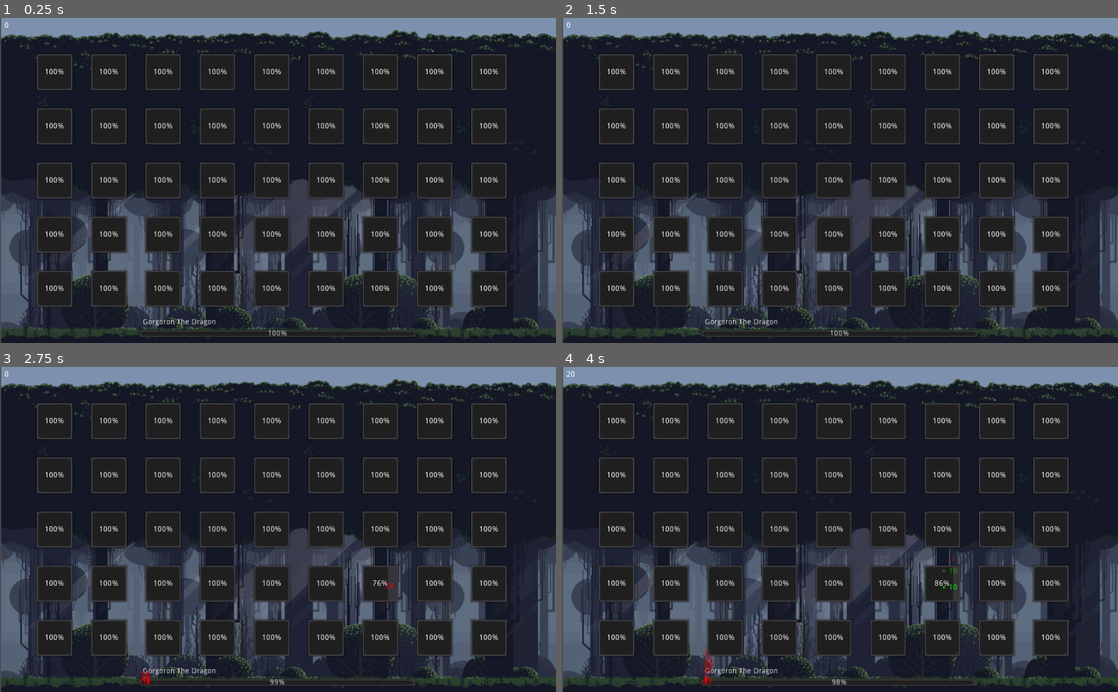
Above: before the commit, frames 1-4 (two rows, left to right).
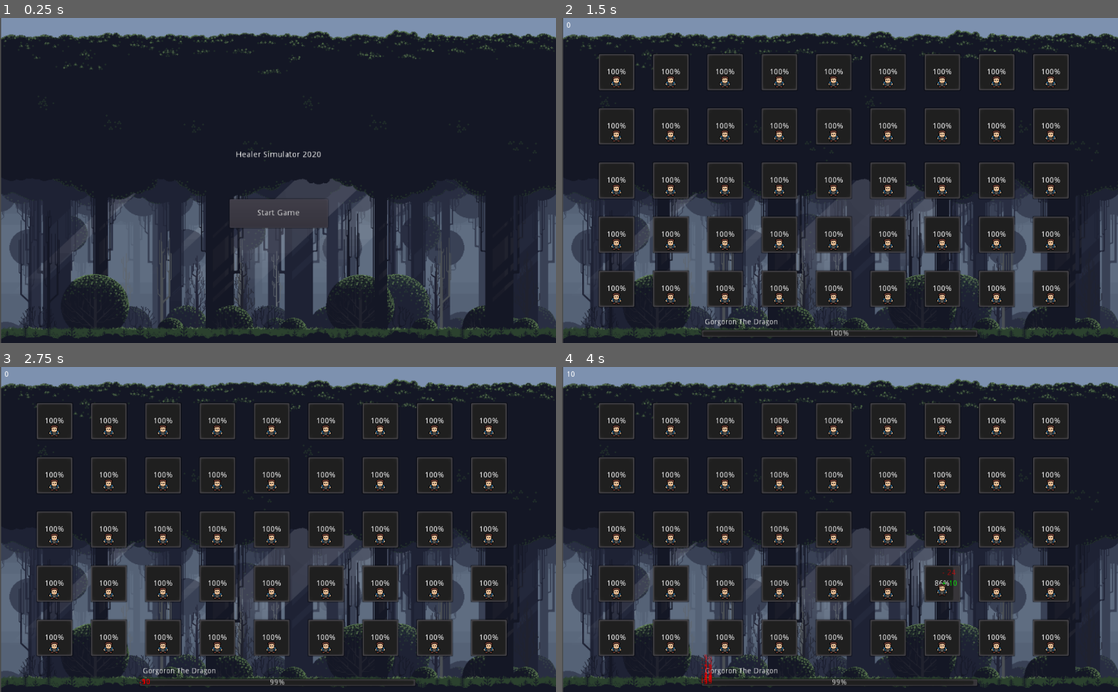
Above: after the commit, the same moments.

Repository: spkerkela/clicker-game
Game: Godot game, scene res://start.tscn
The game is run twice, just before and just after one commit, with the same random seed, the same clock (stepped at 60 frames per second) and the same inputs. Before the commit the project starts from res://main.tscn.
Inputs (mouse positions are in pixels of both pictures, inside the frame that each line leads up to):
- Up to frame 1 (0.25 s): no input
- Up to frame 2 (1.5 s): click (840, 213) at 0.5 s, where only the run after the commit has a clickable "Start Game"; tap Enter at 1.25 s; move the mouse to (617, 73) at 1.27 s; click (617, 73) at 1.42 s
- Up to frame 3 (2.75 s): tap Space at 2 s; move the mouse to (55, 474) at 2.02 s; click (55, 474) at 2.17 s
- Up to frame 4 (4 s): move the mouse to (617, 529) at 2.77 s; click (617, 529) at 2.92 s; move the mouse to (617, 584) at 3.52 s; click (617, 584) at 3.67 s

The runs differ from the first frame. In frame 1, 13% of the frame differs, in the area x 0-92%, y 1-99%; in frame 2, 1.8%; in frame 3, 2.0%; in frame 4, 2.0%.

Commit message:
add sprites and start screen

Diff:
--- a/click_target.tscn
+++ b/click_target.tscn
@@ -1,10 +1,76 @@
-[gd_scene load_steps=4 format=2]
+[gd_scene load_steps=8 format=2]
 
+[ext_resource path="res://sprites/clicker_hero_1.png" type="Texture" id=1]
 [ext_resource path="res://click_target.gd" type="Script" id=2]
 [ext_resource path="res://clickable.gd" type="Script" id=3]
 
 [sub_resource type="RectangleShape2D" id=1]
 extents = Vector2( 33.2082, 33.9405 )
+
+[sub_resource type="Animation" id=2]
+resource_name = "hero_attacked"
+tracks/0/type = "bezier"
+tracks/0/path = NodePath("clicker_hero_1:position:x")
+tracks/0/interp = 1
+tracks/0/loop_wrap = true
+tracks/0/imported = false
+tracks/0/enabled = true
+tracks/0/keys = {
+"points": PoolRealArray( 0, -0.25, 0, 0.25, 0, -6, -0.25, 0, 0.25, 0, 6, -0.25, 0, 0.25, 0, 0, -0.25, 0, 0.25, 0 ),
+"times": PoolRealArray( 0, 0.3, 0.7, 1 )
+}
+tracks/1/type = "bezier"
+tracks/1/path = NodePath("clicker_hero_1:position:y")
+tracks/1/interp = 1
+tracks/1/loop_wrap = true
+tracks/1/imported = false
+tracks/1/enabled = true
+tracks/1/keys = {
+"points": PoolRealArray( 18, -0.25, 0, 0.25, 0, 18, -0.25, 0, 0.25, 0, 18, -0.25, 0, 0.25, 0, 18, -0.25, 0, 0.25, 0 ),
+"times": PoolRealArray( 0, 0.3, 0.7, 1 )
+}
+
+[sub_resource type="Animation" id=4]
+resource_name = "hero_killed"
+tracks/0/type = "value"
+tracks/0/path = NodePath("clicker_hero_1:position")
+tracks/0/interp = 1
+tracks/0/loop_wrap = true
+tracks/0/imported = false
+tracks/0/enabled = true
+tracks/0/keys = {
+"times": PoolRealArray( 0, 0.49, 1, 1.001 ),
+"transitions": PoolRealArray( 0.366021, 1.27456, 1, 1 ),
+"update": 0,
+"values": [ Vector2( 0, 18 ), Vector2( 1.16795, 2.8166 ), Vector2( 6, 20 ), Vector2( 16.6434, 20.6279 ) ]
+}
+tracks/1/type = "value"
+tracks/1/path = NodePath("clicker_hero_1:rotation_degrees")
+tracks/1/interp = 1
+tracks/1/loop_wrap = true
+tracks/1/imported = false
+tracks/1/enabled = true
+tracks/1/keys = {
+"times": PoolRealArray( 0, 0.5, 1 ),
+"transitions": PoolRealArray( 0.517633, 1.1487, 0.133972 ),
+"update": 0,
+"values": [ 0.0, -55.8, -90.0 ]
+}
+
+[sub_resource type="Animation" id=3]
+resource_name = "player_healed"
+tracks/0/type = "value"
+tracks/0/path = NodePath("clicker_hero_1:position")
+tracks/0/interp = 1
+tracks/0/loop_wrap = true
+tracks/0/imported = false
+tracks/0/enabled = true
+tracks/0/keys = {
+"times": PoolRealArray( 0, 0.2, 0.4, 0.6, 0.8 ),
+"transitions": PoolRealArray( 0.34151, 3.13834, 0.34, 3.14, 1 ),
+"update": 0,
+"values": [ Vector2( 0, 18 ), Vector2( 0, 7 ), Vector2( 0, 18 ), Vector2( 0, 7 ), Vector2( 0, 18 ) ]
+}
 
 [node name="ClickTarget" type="Node2D"]
 position = Vector2( 40.9536, 41.5224 )
@@ -30,6 +96,15 @@
 
 [node name="Tween" type="Tween" parent="KinematicBody2D"]
 
+[node name="clicker_hero_1" type="Sprite" parent="KinematicBody2D"]
+position = Vector2( 0, 18 )
+texture = ExtResource( 1 )
+
+[node name="AnimationPlayer" type="AnimationPlayer" parent="KinematicBody2D"]
+anims/hero_attacked = SubResource( 2 )
+anims/hero_killed = SubResource( 4 )
+anims/player_healed = SubResource( 3 )
+
 [node name="Timer" type="Timer" parent="."]
 [connection signal="damaged" from="KinematicBody2D" to="." method="_on_KinematicBody2D_damaged"]
 [connection signal="dead" from="KinematicBody2D" to="." method="_on_KinematicBody2D_dead"]
--- a/clickable.gd
+++ b/clickable.gd
@@ -6,6 +6,7 @@
 signal damaged
 onready var alive = true
 onready var tween = $Tween
+onready var anim = $AnimationPlayer
 var health = 100
 func _ready():
 	bar.value = health
@@ -22,6 +23,7 @@
 			health = 100
 		var score = health - temp_value
 		if(score > 0):
+			anim.play("player_healed")
 			emit_signal("healed", score)
 		_update_bar()
 
@@ -34,7 +36,9 @@
 	if health <= 0:
 		health = 0
 		alive = false
+		anim.play("hero_killed", -1, 2)
 		emit_signal("dead", self)
 	else:
+		anim.play("hero_attacked")
 		emit_signal("damaged", damage)
 	_update_bar()
--- a/main.gd
+++ b/main.gd
@@ -8,8 +8,10 @@
 var damage_allocators = []
 var healers = []
 var score = 0
+var group_members_alive = 0
 
 onready var enemy = $Enemy
+onready var game_over_popup = $PopupMenu
 
 func _ready():
 	score_label.text = str(score)
@@ -33,6 +35,7 @@
 			clickable.connect("dead", self, "_remove_target")
 			clickable.connect("healed", self, "_add_score")
 			clickable.connect("attack_boss", self, "_attack_boss")
+			group_members_alive += 1
 
 func _attack_boss(damage):
 	enemy._take_damage(damage)
@@ -46,6 +49,15 @@
 		healer._remove_target(target)
 	for damage_allocator in damage_allocators:
 		damage_allocator._remove_target(target)
+
+	group_members_alive -= 1
+	if group_members_alive <= 0:
+		_end_game("You were defeated!")
+
+func _end_game(text):
+	game_over_popup.get_node("VBoxContainer/Game Over Text").text = text
+	game_over_popup.show()
+
 
 func _add_damage_allocator():
 	var allocator = DamageAllocator.instance()
@@ -70,3 +82,11 @@
 func _on_Enemy_died():
 	for damage_allocator in damage_allocators:
 		damage_allocator._stop()
+	_end_game("You defeated the monster!")
+
+func _on_Restart_Button_pressed():
+	get_tree().reload_current_scene()
+
+
+func _on_Back_To_Menu_Button_pressed():
+	get_tree().change_scene("res://start.tscn")
--- a/main.tscn
+++ b/main.tscn
@@ -27,5 +27,74 @@
 
 [node name="Enemy" parent="." instance=ExtResource( 3 )]
 position = Vector2( 255.69, 574.593 )
+
+[node name="PopupMenu" type="PopupPanel" parent="."]
+visible = true
+anchor_left = 0.5
+anchor_top = 0.5
+anchor_right = 0.5
+anchor_bottom = 0.5
+margin_left = -255.5
+margin_top = -109.5
+margin_right = 255.5
+margin_bottom = 109.5
+popup_exclusive = true
+__meta__ = {
+"_edit_group_": true,
+"_edit_use_anchors_": false
+}
+
+[node name="VBoxContainer" type="VBoxContainer" parent="PopupMenu"]
+anchor_left = 0.5
+anchor_top = 0.5
+anchor_right = 0.5
+anchor_bottom = 0.5
+margin_left = -251.5
+margin_top = -105.5
+margin_right = 251.5
+margin_bottom = 105.5
+grow_horizontal = 2
+__meta__ = {
+"_edit_use_anchors_": false
+}
+
+[node name="Game Over Text" type="Label" parent="PopupMenu/VBoxContainer"]
+margin_left = 219.0
+margin_right = 284.0
+margin_bottom = 67.0
+size_flags_horizontal = 4
+size_flags_vertical = 7
+text = "WIN/LOSE"
+align = 1
+valign = 1
+__meta__ = {
+"_edit_use_anchors_": false
+}
+
+[node name="Restart Button" type="Button" parent="PopupMenu/VBoxContainer"]
+margin_top = 71.0
+margin_right = 503.0
+margin_bottom = 138.0
+size_flags_horizontal = 7
+size_flags_vertical = 3
+text = "Restart"
+__meta__ = {
+"_edit_use_anchors_": false
+}
+
+[node name="Back To Menu Button" type="Button" parent="PopupMenu/VBoxContainer"]
+margin_top = 142.0
+margin_right = 503.0
+margin_bottom = 211.0
+grow_horizontal = 0
+grow_vertical = 0
+size_flags_horizontal = 5
+size_flags_vertical = 3
+text = "Return to main menu"
+__meta__ = {
+"_edit_use_anchors_": false
+}
 [connection signal="timeout" from="Timer" to="." method="_add_damage_allocator"]
 [connection signal="died" from="Enemy" to="." method="_on_Enemy_died"]
+[connection signal="pressed" from="PopupMenu/VBoxContainer/Restart Button" to="." method="_on_Restart_Button_pressed"]
+[connection signal="pressed" from="PopupMenu/VBoxContainer/Back To Menu Button" to="." method="_on_Back_To_Menu_Button_pressed"]
--- a/project.godot
+++ b/project.godot
@@ -16,7 +16,11 @@
 [application]
 
 config/name="Clicker"
-run/main_scene="res://main.tscn"
+run/main_scene="res://start.tscn"
+
+[display]
+
+window/size/resizable=false
 
 [rendering]
 
--- /dev/null
+++ b/start.gd
@@ -0,0 +1,16 @@
+extends Node2D
+
+const game_scene = preload("res://main.tscn")
+
+# Called when the node enters the scene tree for the first time.
+func _ready():
+	pass # Replace with function body.
+
+
+# Called every frame. 'delta' is the elapsed time since the previous frame.
+#func _process(delta):
+#	pass
+
+
+func _on_Button_pressed():
+	get_tree().change_scene_to(game_scene)
--- /dev/null
+++ b/start.tscn
@@ -0,0 +1,43 @@
+[gd_scene load_steps=3 format=2]
+
+[ext_resource path="res://Background.png" type="Texture" id=1]
+[ext_resource path="res://start.gd" type="Script" id=2]
+
+[node name="Start Screen" type="Node2D"]
+script = ExtResource( 2 )
+
+[node name="Background" type="Sprite" parent="."]
+position = Vector2( 513.471, 230.918 )
+scale = Vector2( 1.10261, 1.03603 )
+texture = ExtResource( 1 )
+
+[node name="Button" type="Button" parent="Background"]
+anchor_left = 0.5
+anchor_top = 0.5
+anchor_right = 0.5
+anchor_bottom = 0.5
+margin_left = -546.0
+margin_top = -296.195
+margin_right = -382.0
+margin_bottom = -245.195
+text = "Start Game"
+__meta__ = {
+"_edit_use_anchors_": false
+}
+
+[node name="Label" type="Label" parent="Background"]
+anchor_left = 0.5
+anchor_top = 0.565846
+anchor_right = 0.5
+anchor_bottom = 0.617549
+margin_left = -546.0
+margin_top = -454.589
+margin_right = -382.0
+margin_bottom = -440.589
+text = "Healer Simulator 2020"
+align = 1
+valign = 1
+__meta__ = {
+"_edit_use_anchors_": true
+}
+[connection signal="pressed" from="Background/Button" to="." method="_on_Button_pressed"]
Not shown, changed: export_presets.cfg
Binary file added: sprites/clicker_hero_1.png
Not shown, added: sprites/clicker_hero_1.png.import
Not shown, changed: docs/index.pck
